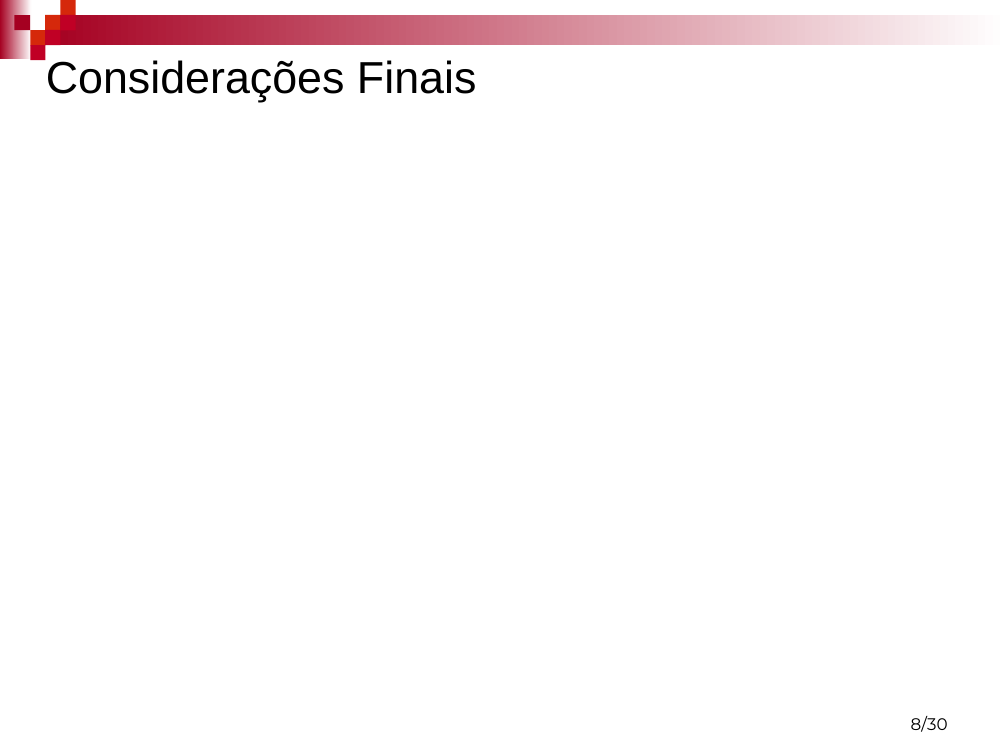
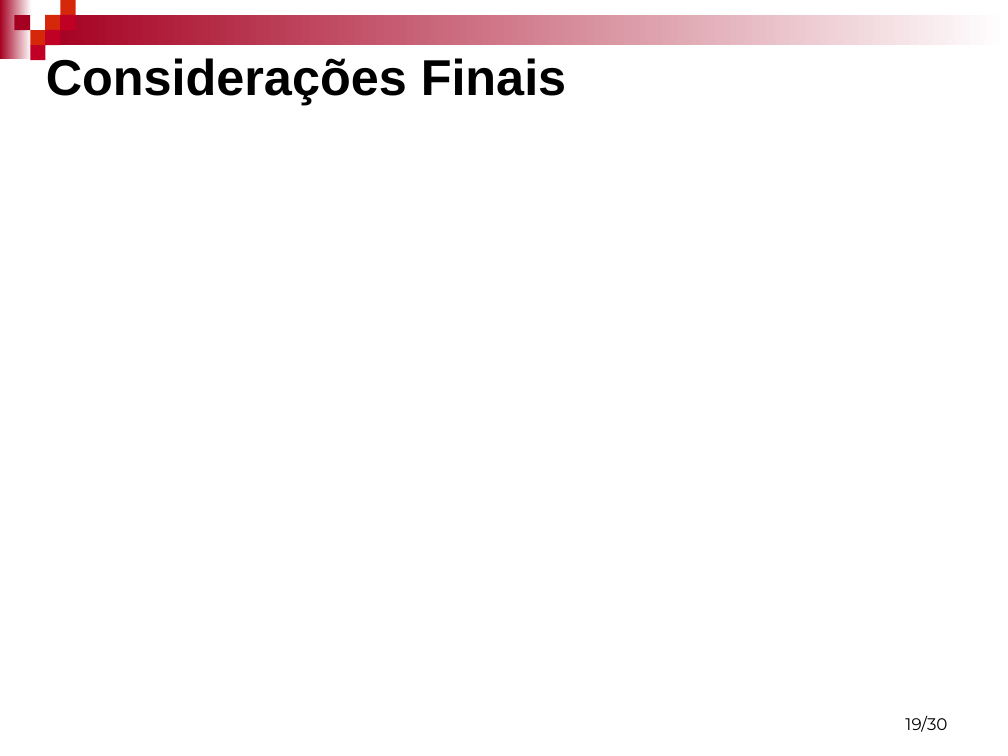
Before and after one commit to mfernado/my-project-socialmonitor, a slide deck: slide 19 of Artigo/Monitoramento de mídias Sociais - Marcos e Robson.ppt (slide 8 before the commit). Drawn at 1008x756 pixels with LibreOffice and Linux fonts; fonts in the diff are those of the drawing; background and template pictures are left out. Boxes give left, top, right and bottom in pixels: in the first picture for what was removed or moved away, otherwise in the second. Text is boxed around its words. In the diff, an @@ line names an element or a change of style, - is before the commit and + after.

```diff
--- a/Artigo/Monitoramento de mídias Sociais - Marcos e Robson.ppt
+++ b/Artigo/Monitoramento de mídias Sociais - Marcos e Robson.ppt
@@ title "Considerações Finais" at (46, 58, 566, 105): size 32 to 36 pt, bold on @@
@@ page number at (905, 716, 947, 732): text changed @@
-8/30
+19/30
```
Also in this commit, not shown: 4 other slides changed, 12 slides added, 1 slide removed, 30 other files.
